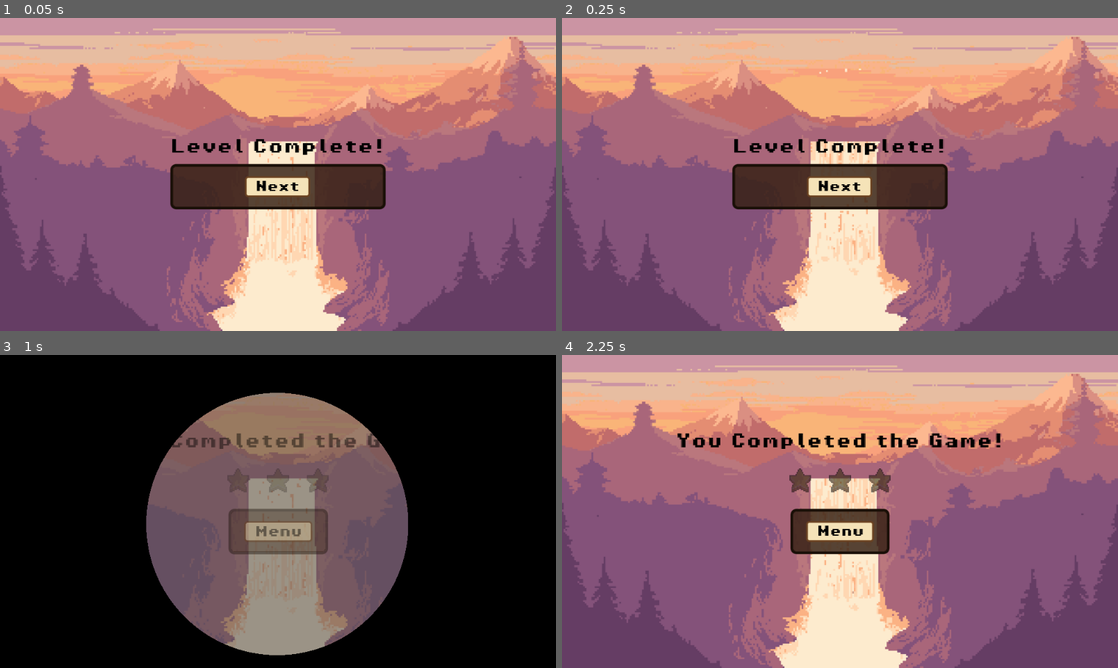
Above: before the commit, frames 1-4 (two rows, left to right).
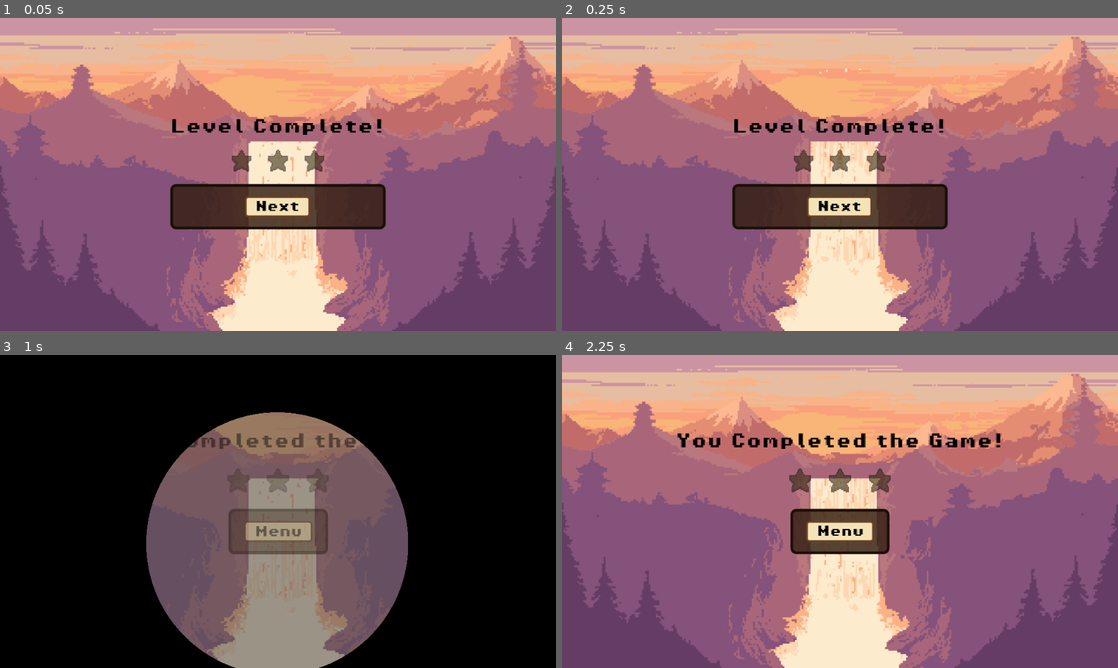
Above: after the commit, the same moments.

Repository: singhh-piyush/frog-ninja
Game: Godot game, scene res://scenes/LevelComplete.tscn
Two runs of this game, one before a commit and one after it. Both use one fixed random seed, a clock stepped at 60 frames per second and the inputs below. This scene is started directly instead of the project's main scene.
Inputs (mouse positions are in pixels of both pictures, inside the frame that each line leads up to):
- Up to frame 1 (0.05 s): no input
- Up to frame 2 (0.25 s): no input
- Up to frame 3 (1 s): click "Next" at 0.5 s
- Up to frame 4 (2.25 s): move the mouse to (962, 495) at 1.27 s; hold Right (move_right) from 1.28 s (still down); tap Space (jump) at 1.52 s; move the mouse to (728, 527) at 2.02 s

The runs differ from the first frame. In frame 1, 7.7% of the frame differs, in the area x 30-70%, y 32-68%; in frame 2, 7.7%; in frame 3, 5.8%; in frame 4, nothing differs.

Commit message:
Show per-level star rating on Level Complete + share rating logic

Diff:
--- a/scenes/LevelComplete.tscn
+++ b/scenes/LevelComplete.tscn
@@ -39,6 +39,33 @@
 horizontal_alignment = 1
 size_flags_horizontal = 4
 
+[node name="Stars" type="HBoxContainer" parent="Root/Center/Layout"]
+layout_mode = 2
+size_flags_horizontal = 4
+theme_override_constants/separation = 6
+alignment = 1
+
+[node name="Star1" type="TextureRect" parent="Root/Center/Layout/Stars"]
+texture_filter = 1
+custom_minimum_size = Vector2(36, 36)
+layout_mode = 2
+expand_mode = 1
+stretch_mode = 5
+
+[node name="Star2" type="TextureRect" parent="Root/Center/Layout/Stars"]
+texture_filter = 1
+custom_minimum_size = Vector2(36, 36)
+layout_mode = 2
+expand_mode = 1
+stretch_mode = 5
+
+[node name="Star3" type="TextureRect" parent="Root/Center/Layout/Stars"]
+texture_filter = 1
+custom_minimum_size = Vector2(36, 36)
+layout_mode = 2
+expand_mode = 1
+stretch_mode = 5
+
 [node name="Card" type="PanelContainer" parent="Root/Center/Layout"]
 layout_mode = 2
 
--- a/scripts/level_complete.gd
+++ b/scripts/level_complete.gd
@@ -1,4 +1,10 @@
 extends CanvasLayer
+
+@onready var stars: HBoxContainer = $Root/Center/Layout/Stars
+
+func _ready() -> void:
+	# This level's coins (recorded into GameState by end.gd just before this popup spawns).
+	StarRating.fill(stars, GameState.last_coins_collected, GameState.last_coins_total)
 
 func _on_next_pressed() -> void:
 	GameState.advance_from(get_tree().current_scene.scene_file_path, get_viewport().get_mouse_position())
--- /dev/null
+++ b/scripts/star_rating.gd
@@ -0,0 +1,30 @@
+class_name StarRating
+extends RefCounted
+
+# Shared per-level star rating, used by both the Level Complete popup and the Win screen.
+# A level's coins decide its stars: collect >=1/3 -> 1 star, >=2/3 -> 2, all of them -> 3.
+# `fill()` paints an HBoxContainer of TextureRect slots: earned slots show the gold star, the
+# rest are dimmed to read as empty.
+
+const STAR := preload("res://assets/Free/Items/Star.png")
+const STAR_FRAME := Rect2(0, 0, 32, 32)  # first gold star in the sheet
+
+static func earned(collected: int, total: int) -> int:
+	var ratio := float(collected) / total if total > 0 else 0.0
+	if ratio >= 1.0:
+		return 3
+	elif ratio >= 2.0 / 3.0:
+		return 2
+	elif ratio >= 1.0 / 3.0:
+		return 1
+	return 0
+
+static func fill(box: HBoxContainer, collected: int, total: int) -> void:
+	var n := earned(collected, total)
+	for i in box.get_child_count():
+		var star := box.get_child(i) as TextureRect
+		var atlas := AtlasTexture.new()
+		atlas.atlas = STAR
+		atlas.region = STAR_FRAME
+		star.texture = atlas
+		star.modulate = Color(1, 1, 1) if i < n else Color(0.15, 0.15, 0.15, 0.55)
--- a/scripts/win_screen.gd
+++ b/scripts/win_screen.gd
@@ -1,34 +1,11 @@
 extends Control
-
-const STAR := preload("res://assets/Free/Items/Star.png")
-const STAR_FRAME := Rect2(0, 0, 32, 32)  # first gold star in the sheet
 
 @onready var stars: HBoxContainer = $Center/Layout/Stars
 
 func _ready() -> void:
 	MenuAnim.open(self, $Center/Layout/Card)
-	_show_stars()
-
-# Rate the final level's coins: 1/3 of its coins -> 1 star, 2/3 -> 2, all -> 3.
-func _show_stars() -> void:
-	var total := GameState.last_coins_total
-	var ratio := float(GameState.last_coins_collected) / total if total > 0 else 0.0
-	var earned := 0
-	if ratio >= 1.0:
-		earned = 3
-	elif ratio >= 2.0 / 3.0:
-		earned = 2
-	elif ratio >= 1.0 / 3.0:
-		earned = 1
-
-	for i in stars.get_child_count():
-		var star := stars.get_child(i) as TextureRect
-		var atlas := AtlasTexture.new()
-		atlas.atlas = STAR
-		atlas.region = STAR_FRAME
-		star.texture = atlas
-		# Earned stars show in full gold; the rest are dimmed to read as empty slots.
-		star.modulate = Color(1, 1, 1) if i < earned else Color(0.15, 0.15, 0.15, 0.55)
+	# Stars reflect the final level's coins (the last level recorded into GameState).
+	StarRating.fill(stars, GameState.last_coins_collected, GameState.last_coins_total)
 
 func _on_menu_pressed() -> void:
 	GameState.go_to_menu(get_viewport().get_mouse_position())
Not shown, added: scripts/star_rating.gd.uid
